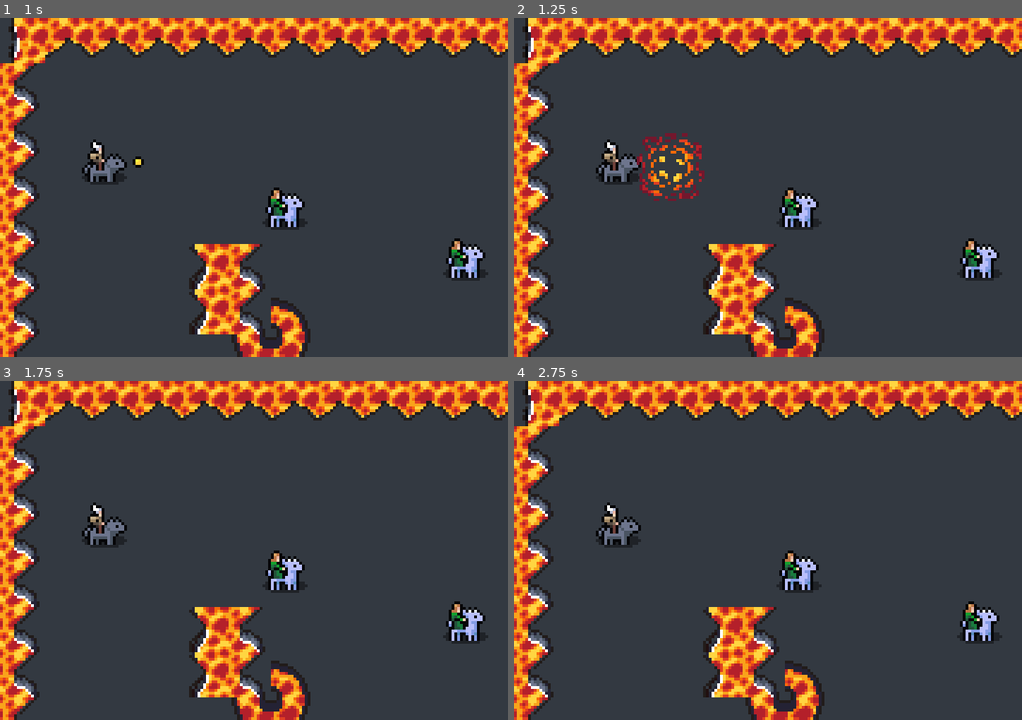
Above: before the commit, frames 1-4 (two rows, left to right).
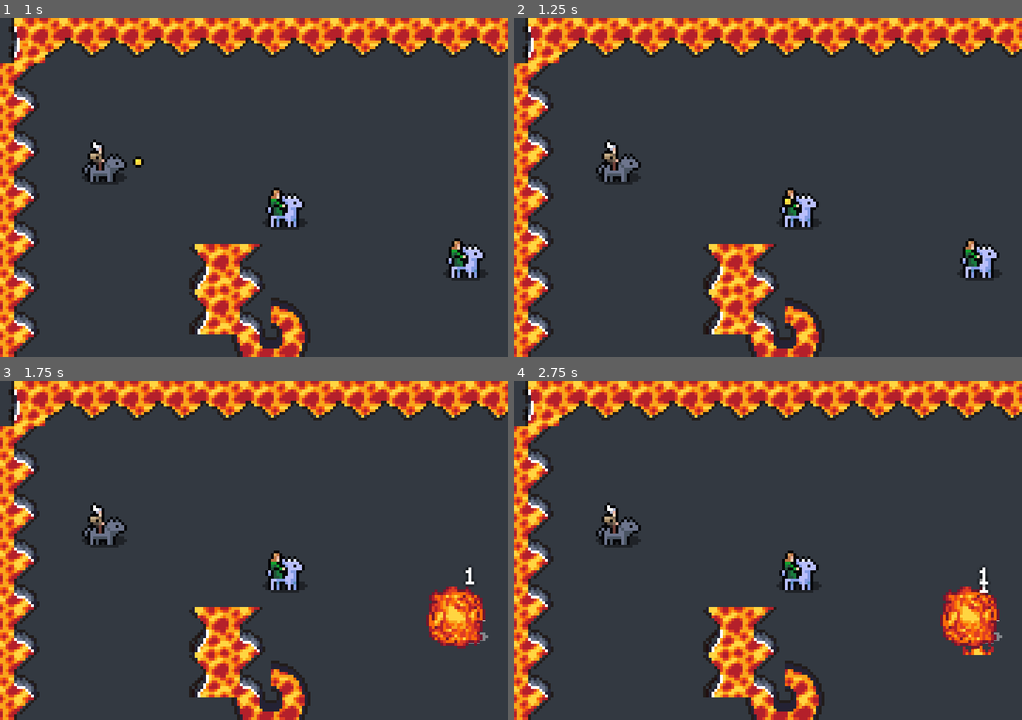
Above: after the commit, the same moments.

Repository: Snayff/not_quite_paradise4
Game: Godot game, scene res://world.tscn
Two runs of this game, one before a commit and one after it. Both use one fixed random seed, a clock stepped at 60 frames per second and the inputs below.
Inputs:
- Up to frame 1 (1 s): tap Enter at 0.5 s
- Up to frame 2 (1.25 s): no input
- Up to frame 3 (1.75 s): no input
- Up to frame 4 (2.75 s): no input

Frame 1 is identical in both runs. In frame 2, 0.9% of the frame differs, in the area x 24-55%, y 33-56%; in frame 3, 1.8%; in frame 4, 1.9%, in the area x 83-97%, y 55-81%.

Commit message:
added number popups

Diff:
--- a/project.godot
+++ b/project.godot
@@ -30,6 +30,10 @@
 
 enabled=PackedStringArray("res://addons/SignalVisualizer/plugin.cfg")
 
+[filesystem]
+
+import/blender/enabled=false
+
 [layer_names]
 
 2d_physics/layer_1="team1_hurtbox"
--- a/scenes/abcs/combat_actor.gd
+++ b/scenes/abcs/combat_actor.gd
@@ -12,6 +12,8 @@
 @onready var _on_hit_flash: FlashComponent = %OnHitFlash
 @onready var reusable_spawner: SpawnerComponent = %ReusableSpawner  ## component for spawning runtime-defined Nodes on the actor
 @onready var allegiance: Allegiance = %Allegiance
+@onready var _damage_numbers: PopUpNumbers = %DamageNumbers
+
 
 
 @export var target: CombatActor:  ## TODO: remove once proper targeting is in
@@ -29,7 +31,7 @@
 	update_collisions()
 
 	if _health is ResourceComponent:
-		_health.value_decreased.connect(_on_hit_flash.activate)  # activate flash on hit
+		_health.value_decreased.connect(_on_hit_flash.activate.unbind(1))  # activate flash on hit
 		_health.emptied.connect(func(): died.emit())  # inform of death when empty
 
 	# connect target_changed to all CombatActive children
@@ -39,6 +41,7 @@
 				target_changed.connect(child.set_target_actor)
 
 	target_changed.emit(target)
+	_health.value_decreased.connect(_damage_numbers.display_number)
 
 func _integrate_forces(state: PhysicsDirectBodyState2D) -> void:
 	# stop sprite spinning
--- a/scenes/abcs/combat_actor.tscn
+++ b/scenes/abcs/combat_actor.tscn
@@ -8,6 +8,8 @@
 [ext_resource type="Script" path="res://scripts/components/visuals/flash.gd" id="6_uyev7"]
 [ext_resource type="Script" path="res://scripts/components/functionals/resource.gd" id="7_1jndp"]
 [ext_resource type="Script" path="res://scripts/components/functionals/tags.gd" id="8_5531i"]
+[ext_resource type="Script" path="res://scenes/components/pop_up_numbers.gd" id="9_xcpun"]
+[ext_resource type="FontFile" uid="uid://xfatb788yq6e" path="res://assets/fonts/SinsGold.ttf" id="10_nqnyt"]
 
 [sub_resource type="SpriteFrames" id="SpriteFrames_vxvtc"]
 resource_local_to_scene = true
@@ -87,3 +89,9 @@
 [node name="ReusableSpawner" type="Node2D" parent="."]
 unique_name_in_owner = true
 script = ExtResource("5_wut4g")
+
+[node name="DamageNumbers" type="Marker2D" parent="." node_paths=PackedStringArray("_root")]
+unique_name_in_owner = true
+script = ExtResource("9_xcpun")
+_root = NodePath("..")
+_font = ExtResource("10_nqnyt")
--- a/scenes/combat_actives/fireblast.tscn
+++ b/scenes/combat_actives/fireblast.tscn
@@ -7,7 +7,7 @@
 
 [node name="Fireblast" instance=ExtResource("1_34rtn")]
 _valid_targets = 5
-_travel_range = 5
+_travel_range = 500
 
 [node name="ProjectileSpawner" parent="." index="1"]
 scene = ExtResource("2_wxakp")
--- a/scenes/combat_actors/horsey_rider.tscn
+++ b/scenes/combat_actors/horsey_rider.tscn
@@ -68,3 +68,6 @@
 
 [node name="ProjectilePosition" parent="." index="9"]
 position = Vector2(13, 0)
+
+[node name="DamageNumbers" parent="." index="12"]
+position = Vector2(0, -8)
--- /dev/null
+++ b/scenes/components/pop_up_numbers.gd
@@ -0,0 +1,83 @@
+## pop up numbers over _root entity, a la damage numbers.
+#@icon("")
+class_name PopUpNumbers
+extends Marker2D
+
+
+#region SIGNALS
+
+#endregion
+
+
+#region ON READY
+
+#endregion
+
+
+#region EXPORTS
+@export_category("Component Links")
+@export var _root: Node2D
+@export_category("Colours")
+@export var _font_colour: Color = Color.WHITE
+@export var _font_alt_colour: Color = Color.FIREBRICK
+@export_category("Font")
+@export var _font_size: int = 16
+@export var _font: FontFile = FontFile.new()
+@export_category("Outline")
+@export var _outline_colour: Color = Color.BLACK
+@export var _outline_size: int = 1
+@export_category("Other")
+@export var _duration: float = 0.25
+#endregion
+
+
+#region VARS
+
+
+#endregion
+
+
+#region FUNCS
+func _ready() -> void:
+	pass
+
+func display_number(value: float, use_alt_settings: bool = false) -> void:
+	var _label: Label = Label.new()
+	add_child(_label)
+	_label.global_position = global_position
+	_label.text = str(value)
+	_label.z_index = _root.z_index + 1  # NOTE: tut says set to 5
+
+	_label.label_settings = LabelSettings.new()
+	if use_alt_settings:
+		_label.label_settings.font_color = _font_alt_colour
+	else:
+		_label.label_settings.font_color = _font_colour
+	_label.label_settings.font_size = _font_size
+	_label.label_settings.outline_color = _outline_colour
+	_label.label_settings.outline_size = _outline_size
+	if _font is FontFile:
+		_label.label_settings.font = _font
+
+	# when size updated, offest to centre
+	await  _label.resized
+	_label.pivot_offset = Vector2(_label.size / 2)  # FIXME: this doesnt seem to be working as still seems offset to the right
+
+	# tween position up and down
+	var tween = get_tree().create_tween()
+	tween.set_parallel(true)
+	# TODO: tween in a random direction, up and away
+	tween.tween_property(_label, "position:y", _label.position.y - 24, _duration / 2).set_ease(Tween.EASE_OUT)
+	tween.tween_property(_label, "position:y", _label.position.y, _duration / 2).set_ease(Tween.EASE_IN).set_delay(_duration / 2)
+
+	# tween scale to zero
+	tween.tween_property(_label, "scale", Vector2.ZERO, _duration / 2).set_ease(Tween.EASE_OUT).set_delay(_duration)
+
+	# clear when tween finished
+	await  tween.finished
+	_label.queue_free()
+
+
+
+
+#endregion
--- /dev/null
+++ b/scenes/components/pop_up_numbers.tscn
@@ -0,0 +1,6 @@
+[gd_scene load_steps=2 format=3 uid="uid://d0566hc3pop1n"]
+
+[ext_resource type="Script" path="res://scenes/components/pop_up_numbers.gd" id="1_vahxx"]
+
+[node name="PopUpNumbers" type="Marker2D"]
+script = ExtResource("1_vahxx")
--- a/scripts/components/functionals/resource.gd
+++ b/scripts/components/functionals/resource.gd
@@ -5,7 +5,7 @@
 
 
 signal value_changed() ## the resource value has changed
-signal value_decreased() ## the resource value has decreased
+signal value_decreased(amount: float) ## the resource value has decreased
 signal emptied() ##  there is none of the resource left
 signal max_value_changed() ## the resource's max value has changed
 
@@ -39,14 +39,10 @@
 	_regen_timer.wait_time = 1
 	_regen_timer.timeout.connect(increase.bind(regeneration_per_second))
 
-	print("Resource init value ", value)
-
 ## decrease the resource by an amount
 func decrease(amount: int) -> void:
-	print("Resource value decreased by ", amount)
 	_value -= amount
-	value_decreased.emit()
-	print("Resource value now ", value)
+	value_decreased.emit(amount)
 
 ## increase the resource by an amount
 func increase(amount: int) -> void:
Binary file added: assets/fonts/SinsGold.ttf
Not shown, added: assets/fonts/SinsGold.ttf.import
Not shown, added: assets/fonts/license.txt
Not shown: 1 places in scenes/abcs/combat_actor.tscn that only renumber resources
Not shown, changed: todo.txt
